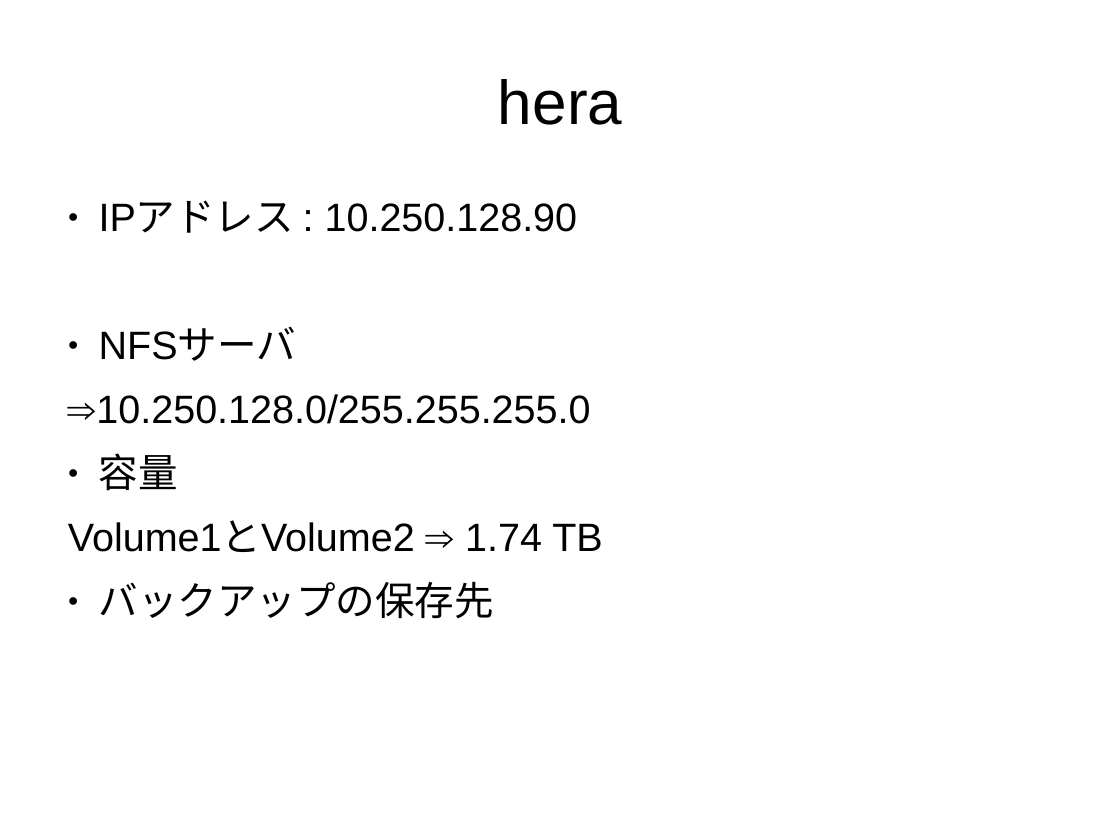
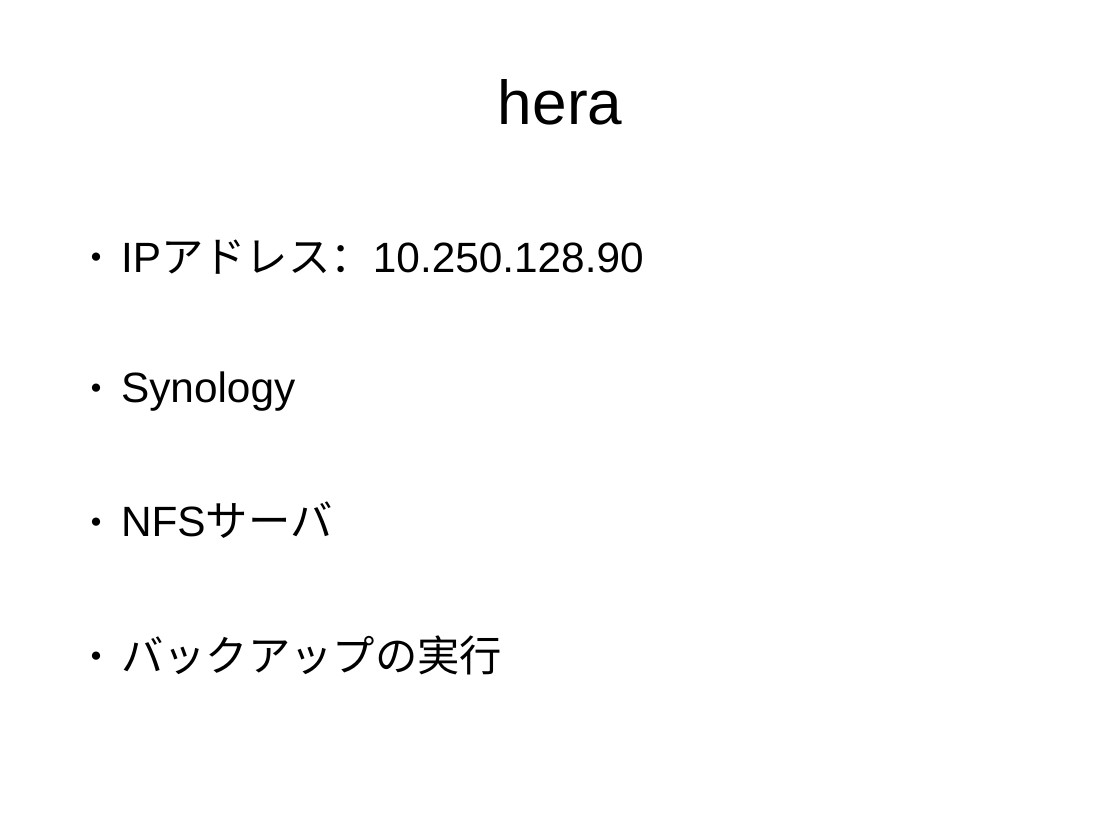
Before and after one commit to naoki709mm/BCL_presentation, a slide deck: slide 1 of okuya.ppt. Drawn at 1120x840 pixels with LibreOffice and Linux fonts; fonts in the diff are those of the drawing. Boxes give left, top, right and bottom in pixels: in the first picture for what was removed or moved away, otherwise in the second. Text is boxed around its words. In the diff, an @@ line names an element or a change of style, - is before the commit and + after.

```diff
--- a/okuya.ppt
+++ b/okuya.ppt
@@ subtitle "IPアドレス：10.250.128.90": place and size @@
-subtitle "IPアドレス：10.250.128.90" at bbox=[68, 200, 602, 619]
+subtitle "IPアドレス：10.250.128.90" at bbox=[121, 239, 644, 675]
@@ subtitle at bbox=[121, 239, 644, 411]: text changed; size 28 to 30 pt @@
-● IPアドレス : 10.250.128.90
+  ● IPアドレス：10.250.128.90
+  ● Synology
@@ subtitle at bbox=[121, 503, 332, 538]: size 28 to 30 pt in "NFSサーバ"; list level 1 to 2 in "NFSサーバ" @@
@@ subtitle at bbox=[121, 635, 502, 675]: text changed; size 28 to 30 pt; font Arial to Noto Sans CJK JP @@
-⇒10.250.128.0/255.255.255.0
-● 容量
-Volume1とVolume2 ⇒ 1.74 TB
-● バックアップの保存先
+  ● バックアップの実行
```
Also in this commit, not shown: 3 other slides changed, 9 slides added, 1 slide removed.
